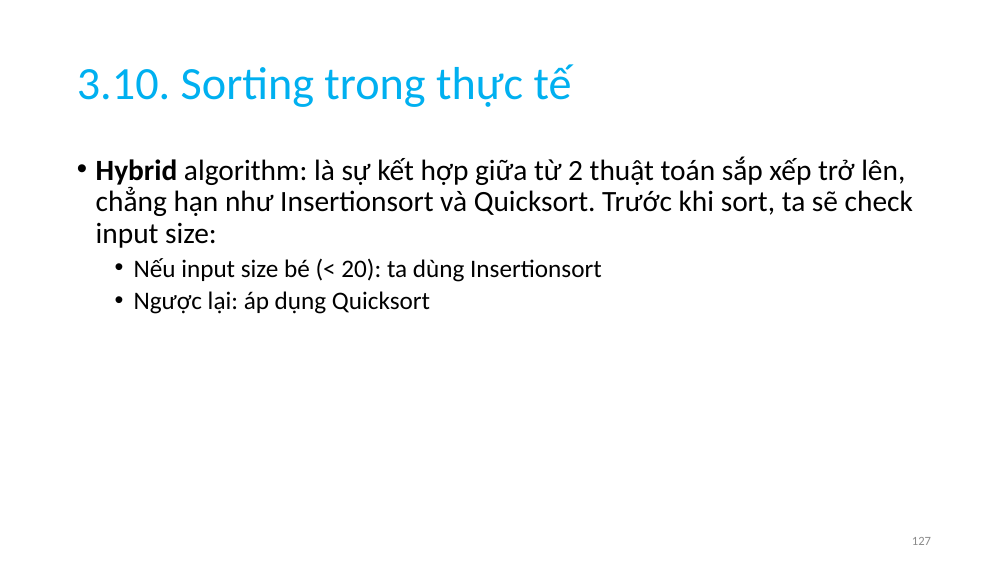
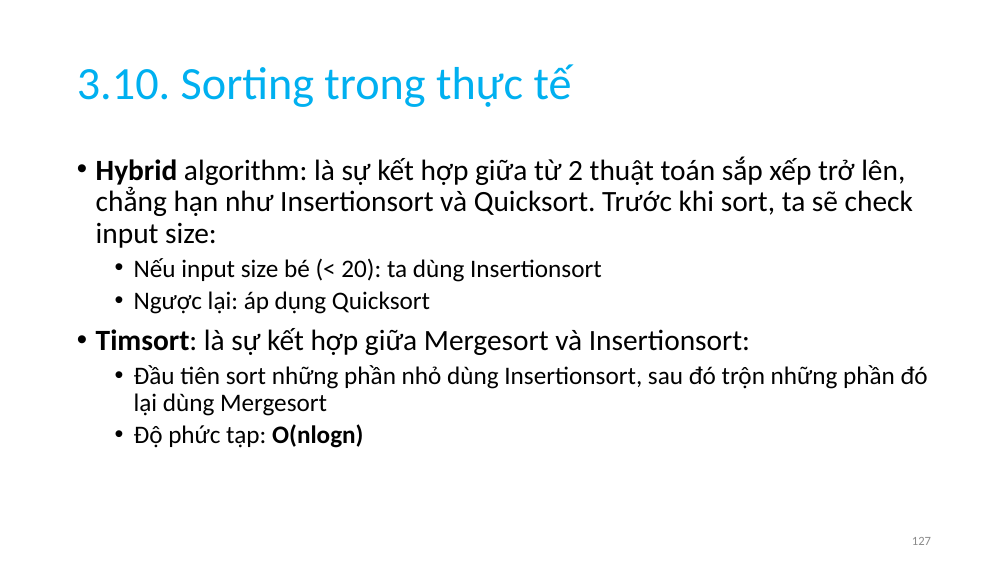
Before and after one commit to anhtuta/Notes, a slide deck: slide 127 of DSA.pptx. Drawn at 1008x567 pixels with LibreOffice and Linux fonts; fonts in the diff are those of the drawing. Boxes give left, top, right and bottom in pixels: in the first picture for what was removed or moved away, otherwise in the second. Text is boxed around its words. In the diff, an @@ line names an element or a change of style, - is before the commit and + after.

```diff
--- a/DSA.pptx
+++ b/DSA.pptx
@@ text at (96, 328, 928, 448): paragraphs added @@
+• Timsort: là sự kết hợp giữa Mergesort và Insertionsort:
+  • Đầu tiên sort những phần nhỏ dùng Insertionsort, sau đó trộn những phần đó lại dùng Mergesort
+  • Độ phức tạp: O(nlogn)
```
Also in this commit, not shown: 1 other file.
